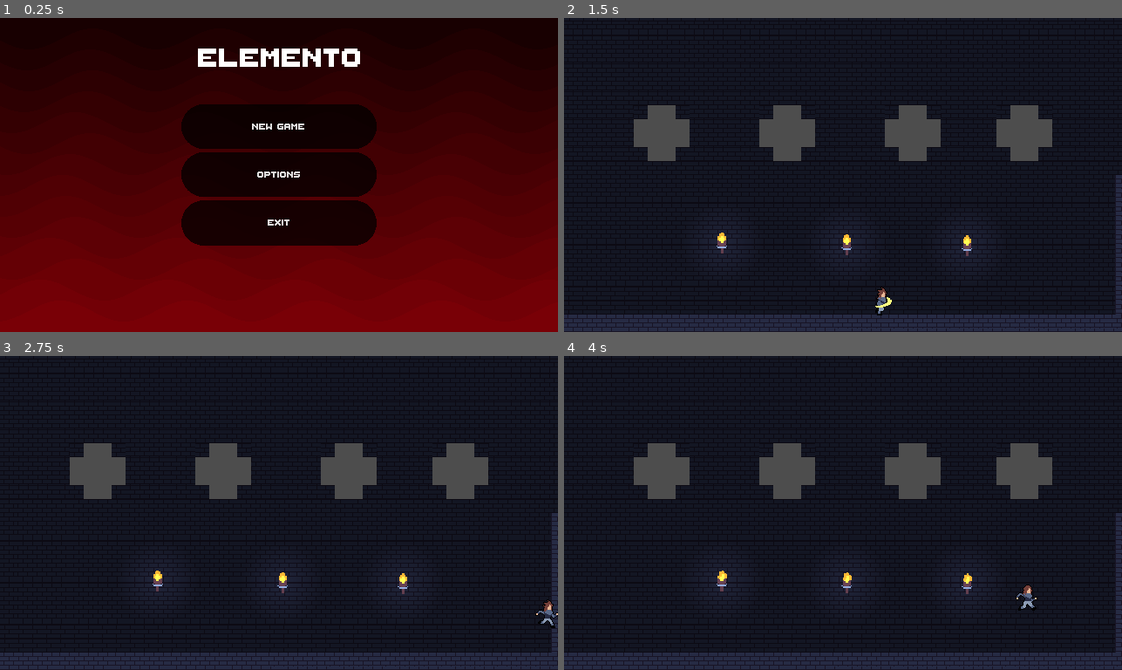
Above: before the commit, frames 1-4 (two rows, left to right).
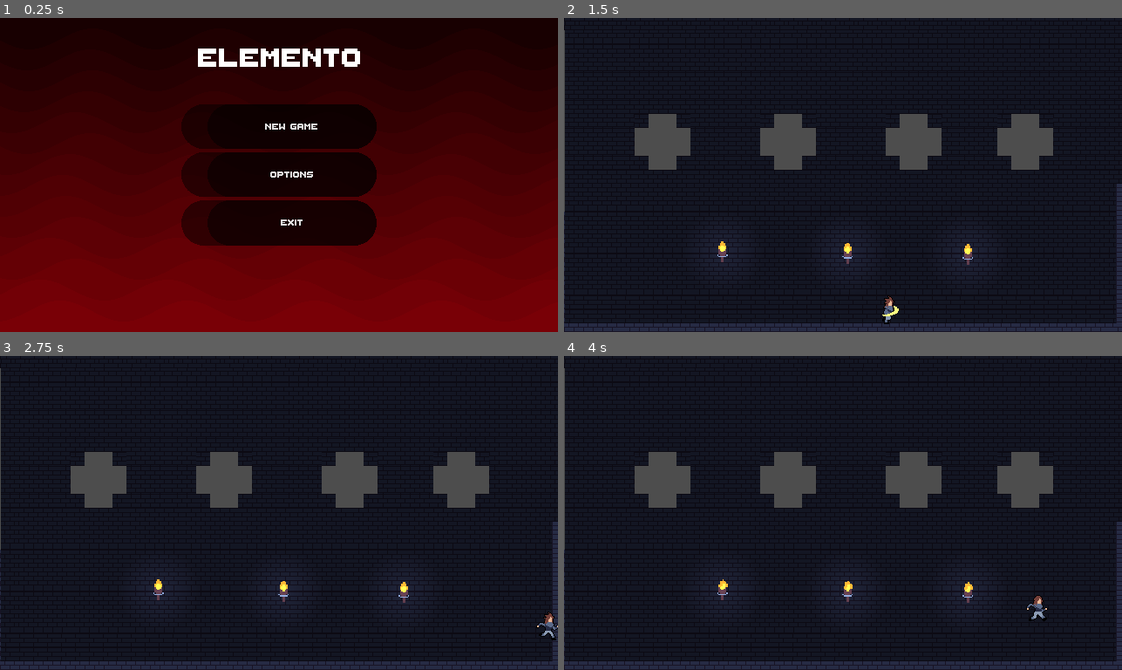
Above: after the commit, the same moments.

Repository: oscariolo/Elemento
Game: Godot game, scene res://Menus/main_menu.tscn
The game is run twice, just before and just after one commit, with the same random seed, the same clock (stepped at 60 frames per second) and the same inputs.
Inputs (mouse positions are in pixels of both pictures, inside the frame that each line leads up to):
- Up to frame 1 (0.25 s): no input
- Up to frame 2 (1.5 s): click "New Game" at 0.5 s; move the mouse to (965, 159) at 1.27 s; hold Right (move_right) from 1.28 s (still down); tap X (attack) at 1.35 s
- Up to frame 3 (2.75 s): keep holding Right (move_right); tap Space (jump) at 1.52, 2.27 s; move the mouse to (167, 528) at 2.02 s; tap Down (look_down) at 2.1 s
- Up to frame 4 (4 s): move the mouse to (898, 443) at 2.77 s; release Right (move_right) at 2.78 s; hold Left (move_left) 2.78-3.53 s; tap Up (look_up) at 2.85 s; move the mouse to (815, 575) at 3.52 s; hold Right (move_right) from 3.53 s (still down); tap C (slide) at 3.6 s; tap Space (jump) at 3.77 s

The runs differ from the first frame. In frame 1, 0.7% of the frame differs, in the area x 32-57%, y 33-73%; in frame 2, 5.8%; in frame 3, 5.8%; in frame 4, 5.8%, in the area x 0-100%, y 3-100%.

Commit message:
ADD-Added effect when hovering in main menu buttons

Diff:
--- a/Menus/main_menu.gd
+++ b/Menus/main_menu.gd
@@ -1,4 +1,9 @@
 extends Control
+
+func _ready() -> void:
+	for button:Button in $MenuOptions.get_children():
+		button.connect("mouse_entered",on_button_hovered.bind(button.name))
+		button.connect("mouse_exited",on_button_exited.bind(button.name))
 
 
 func _on_new_game_pressed() -> void:
@@ -6,3 +11,14 @@
 
 func _on_exit_pressed() -> void:
 	get_tree().quit()
+
+
+func on_button_hovered(buttonName:String):
+	var buttonNode = get_node("MenuOptions".path_join(buttonName))
+	var currentButtonStyleBox = buttonNode.get_theme_stylebox("hover","Button") as StyleBoxFlat
+	var overrideStyleBox = currentButtonStyleBox.duplicate(true) as StyleBoxFlat
+	overrideStyleBox.border_width_left -= 30
+	buttonNode.add_theme_stylebox_override("hover",overrideStyleBox)
+
+func on_button_exited(buttonName:String):
+	get_node("MenuOptions".path_join(buttonName)).remove_theme_stylebox_override("hover")
--- a/Menus/main_menu.tscn
+++ b/Menus/main_menu.tscn
@@ -16,6 +16,8 @@
 
 [sub_resource type="StyleBoxFlat" id="StyleBoxFlat_06kch"]
 bg_color = Color(0, 0, 0, 0.74902)
+border_width_left = 30
+border_color = Color(0, 0, 0, 0.490196)
 corner_radius_top_left = 50
 corner_radius_top_right = 50
 corner_radius_bottom_right = 50
@@ -24,6 +26,7 @@
 
 [sub_resource type="Theme" id="Theme_5cct4"]
 Button/fonts/font = ExtResource("3_x01dc")
+Button/styles/hover = SubResource("StyleBoxFlat_06kch")
 Button/styles/normal = SubResource("StyleBoxFlat_06kch")
 
 [node name="MainMenu" type="Control"]
--- a/levels/intro_level.tscn
+++ b/levels/intro_level.tscn
@@ -52,8 +52,6 @@
 
 [node name="IntroLevel" type="Node"]
 
-[node name="Camera2D" type="Camera2D" parent="."]
-
 [node name="Background" type="TileMapLayer" parent="."]
 tile_map_data = PackedByteArray("AADt////AQABAAAAAADt/wAAAQABAAEAAADt/wEAAQABAAIAAADu////AQACAAAAAADu/wAAAQACAAEAAADu/w …(13264 unchanged characters)…
 tile_set = SubResource("TileSet_pxei8")
@@ -76,3 +74,8 @@
 position = Vector2(-139, 78)
 
 [node name="Player" parent="." instance=ExtResource("1_jr4q2")]
+
+[node name="Camera2D" type="Camera2D" parent="."]
+texture_filter = 1
+position = Vector2(-1, -10)
+process_callback = 0
--- a/player/player.tscn
+++ b/player/player.tscn
@@ -287,7 +287,7 @@
 material = SubResource("ShaderMaterial_uwe2b")
 position = Vector2(0, -7)
 sprite_frames = SubResource("SpriteFrames_51ngk")
-animation = &"get_up"
+animation = &"fall"
 
 [node name="LightOccluder2D" type="LightOccluder2D" parent="AnimationSprites"]
 position = Vector2(0, 7)
--- a/project.godot
+++ b/project.godot
@@ -24,6 +24,7 @@
 window/size/window_height_override=360
 window/stretch/mode="viewport"
 window/stretch/aspect="expand"
+window/stretch/scale_mode="integer"
 window/vsync/vsync_mode=0
 
 [global_group]
@@ -78,6 +79,10 @@
 2d_physics/layer_5="ReflectedProjectile"
 2d_physics/layer_6="Enemy"
 
+[physics]
+
+common/physics_ticks_per_second=200
+
 [rendering]
 
 renderer/rendering_method="mobile"
